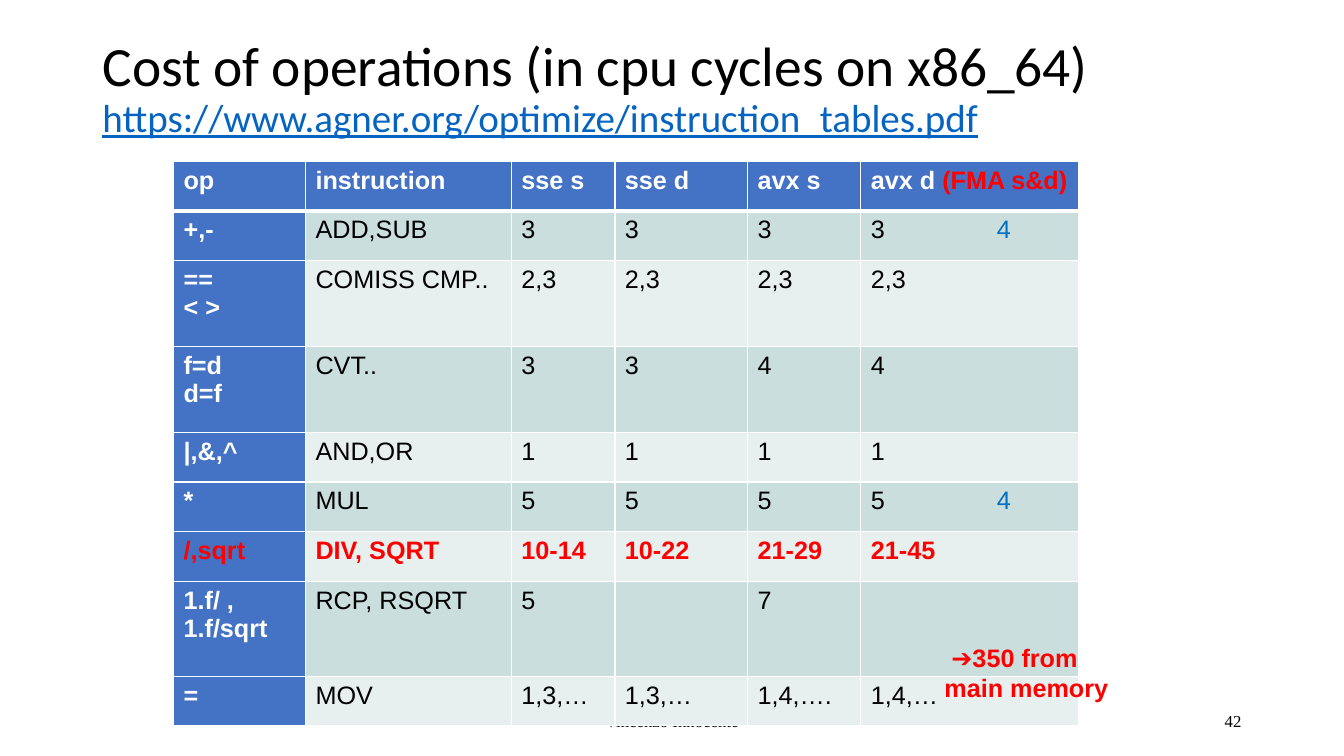
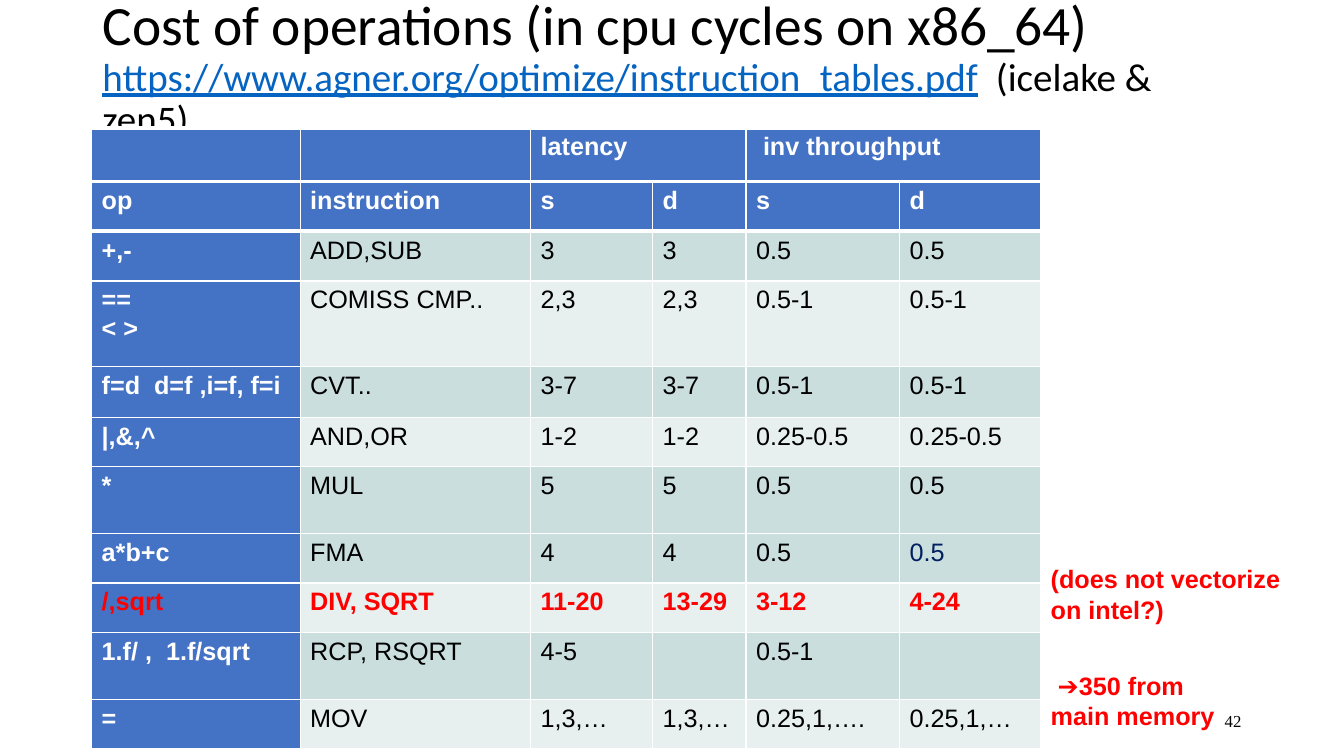
Before and after one commit to VinInn/FPCourse, a slide deck: slide 42 of Slides/FPforScientist.pptx. Drawn at 1344x756 pixels with LibreOffice and Linux fonts; fonts in the diff are those of the drawing. Boxes give left, top, right and bottom in pixels: in the first picture for what was removed or moved away, otherwise in the second. Text is boxed around its words. In the diff, an @@ line names an element or a change of style, - is before the commit and + after.

Commit message:
new table

```diff
--- a/Slides/FPforScientist.pptx
+++ b/Slides/FPforScientist.pptx
@@ title at (102, 4, 1116, 143): text changed @@
-Cost of operations (in cpu cycles on x86_64)
-https://www.agner.org/optimize/instruction_tables.pdf
+Cost of operations (in cpu cycles on x86_64)
+https://www.agner.org/optimize/instruction_tables.pdf (icelake & zen5)
@@ table at (92, 128, 1042, 735) @@
-row 1: op | instruction | sse s | sse d | avx s | avx d (FMA s&d)
-row 2: +,- | ADD,SUB | 3 | 3 | 3 | 3 4
-row 3: == / < > | COMISS CMP.. | 2,3 | 2,3 | 2,3 | 2,3
-row 4: f=d / d=f | CVT.. | 3 | 3 | 4 | 4
-row 5: |,&,^ | AND,OR | 1 | 1 | 1 | 1
-row 6: * | MUL | 5 | 5 | 5 | 5 4
-row 7: /,sqrt | DIV, SQRT | 10-14 | 10-22 | 21-29 | 21-45
-row 8: 1.f/ , 1.f/sqrt | RCP, RSQRT | 5 |  | 7 | 
-row 9: = | MOV | 1,3,… | 1,3,… | 1,4,…. | 1,4,…
+row 1:  |  | latency |  | inv throughput | 
+row 2: op | instruction | s | d | s | d
+row 3: +,- | ADD,SUB | 3 | 3 | 0.5 | 0.5
+row 4: == / < > | COMISS CMP.. | 2,3 | 2,3 | 0.5-1 | 0.5-1
+row 5: f=d d=f ,i=f, f=i | CVT.. | 3-7 | 3-7 | 0.5-1 | 0.5-1
+row 6: |,&,^ | AND,OR | 1-2 | 1-2 | 0.25-0.5 | 0.25-0.5
+row 7: * | MUL | 5 | 5 | 0.5 | 0.5
+row 8: a*b+c | FMA | 4 | 4 | 0.5 | 0.5
+row 9: /,sqrt | DIV, SQRT | 11-20 | 13-29 | 3-12 | 4-24
+row 10: 1.f/ , 1.f/sqrt | RCP, RSQRT | 4-5 |  | 0.5-1 | 
+row 11: = | MOV | 1,3,… | 1,3,… | 0.25,1,…. | 0.25,1,…
@@ table: place and size @@
-table at (173, 161, 1079, 712)
+table at (92, 128, 1042, 735)
@@ text added at (1051, 569, 1280, 624), 18 pt, text #FF0000, bold @@
+(does not vectorize on intel?)
@@ text "➔350 from main memory": place and size @@
-text "➔350 from main memory" at (944, 648, 1108, 702)
+text "➔350 from main memory" at (1051, 676, 1214, 731)
```
Also in this commit, not shown: 1 other slide changed.
